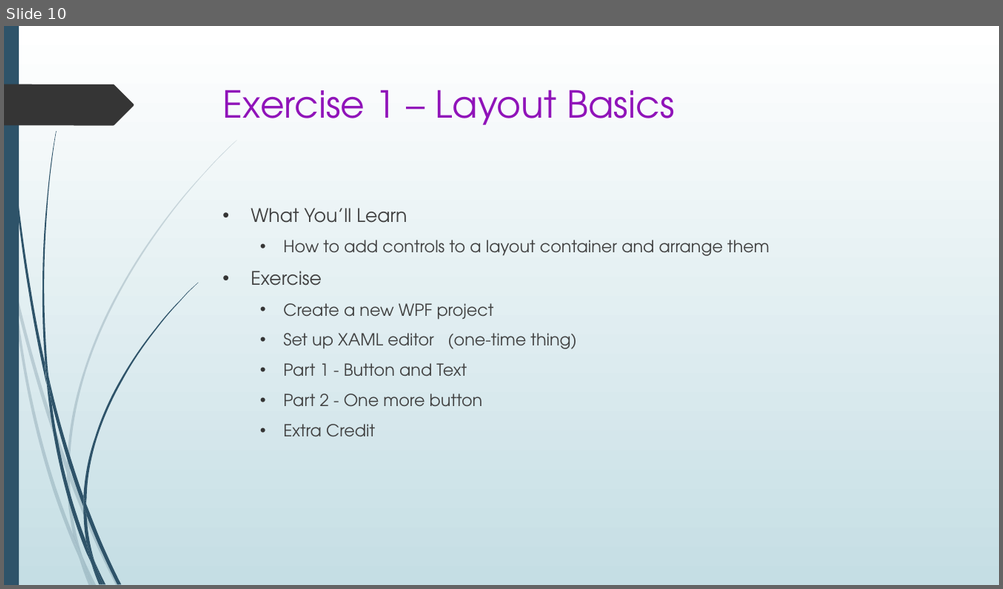
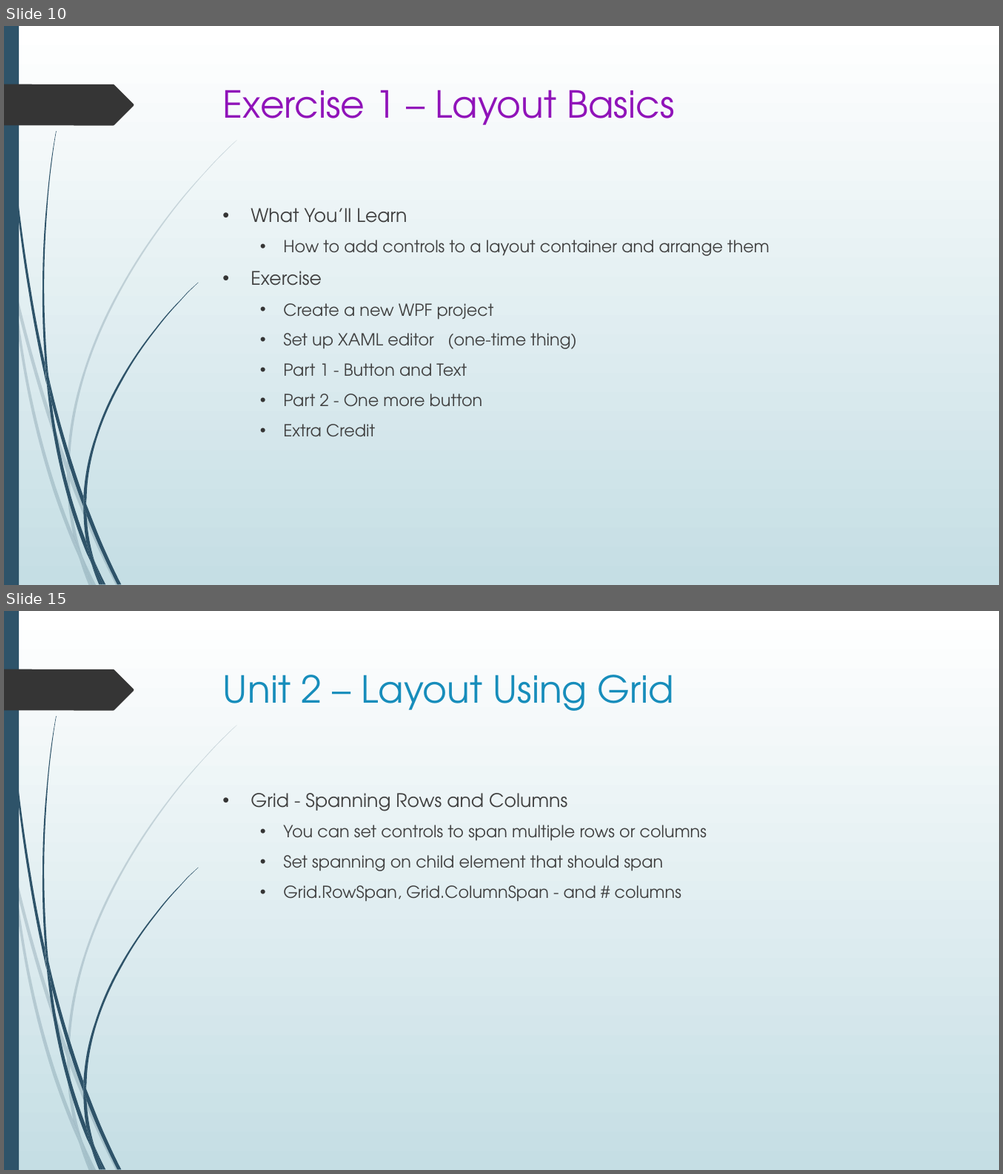
Before and after one commit to seanpsexton/wpf-workshop-solutions, a slide deck: WPF-Workshop-Sexton-Oct2023.pptx. Shown one above the other, each under a label of ours: slide 10 before the commit, slides 10 and 15 after it; the slides between them are not shown. The pictures are 1003x589 and 1003x1174 pixels, drawn with LibreOffice and Linux fonts; fonts in the diff are those of the drawing. Boxes give left, top, right and bottom in pixels: in the first picture for what was removed or moved away, otherwise in the second. Text is boxed around its words. In the diff, an @@ line names an element or a change of style, - is before the commit and + after.

Commit message:
Add Unit 2 to PPT

```diff
--- a/WPF-Workshop-Sexton-Oct2023.pptx
+++ b/WPF-Workshop-Sexton-Oct2023.pptx
@@ slide 15 added at <box>4,611,999,1170</box>, background gradient #FFFFFF to #C5DEE5; not listed: 24 template elements that a slide beside it also shows @@
@@ title added at <box>223,675,674,711</box>, 36 pt, text #178DBB @@
+Unit 2 – Layout Using Grid
@@ text added at <box>250,793,706,902</box>, 16 pt, text #404040 @@
+• Grid - Spanning Rows and Columns
+  • You can set controls to span multiple rows or columns
+  • Set spanning on child element that should span
+  • Grid.RowSpan, Grid.ColumnSpan - and # columns
```
Also in this commit, not shown: 1 slide changed, 5 other slides added.
